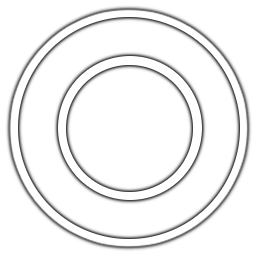
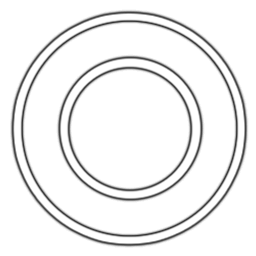
Two versions of the same layered image (w=256, h=256). Layer-by-layer changes:
painted on "hitcircle@2x.png" over [9,9,248,248]
removed layer "Drop Shadow #4" (was 60%) over [5,5,253,252]
removed layer "Drop Shadow #3" (was 60%) over [5,5,253,252]
removed layer "Drop Shadow #2" (was 60%) over [5,5,253,252]
removed layer "Drop Shadow #1" (was 60%) over [5,5,253,252]
"Drop Shadow": opacity 60% → 100%, painted on it over [5,5,253,252]
